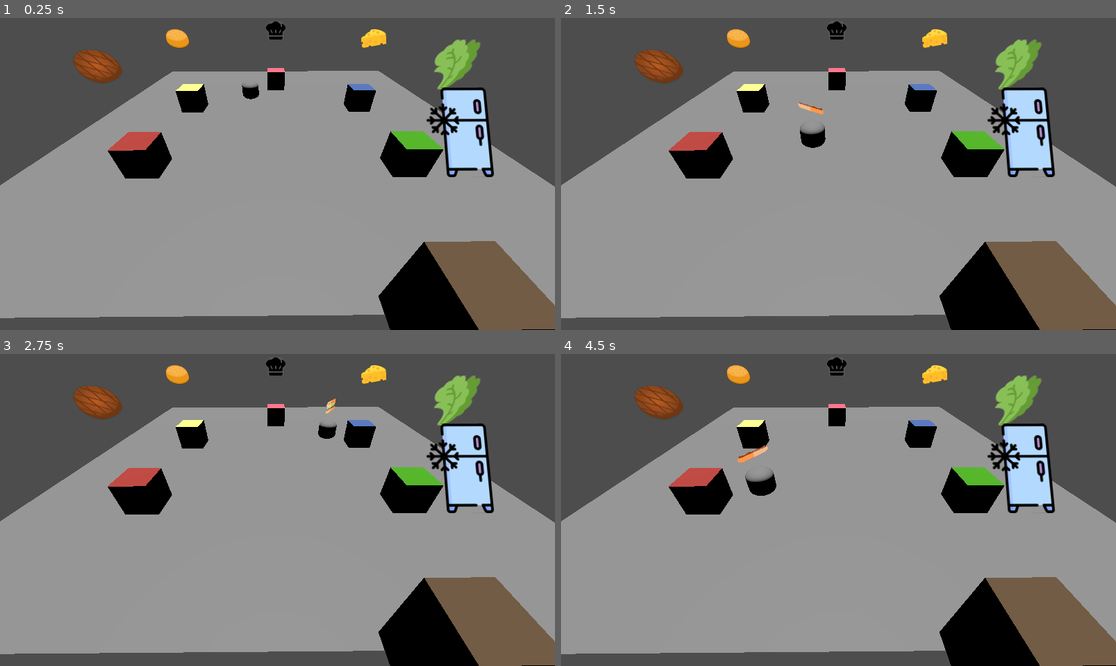
Above: before the commit, frames 1-4 (two rows, left to right).
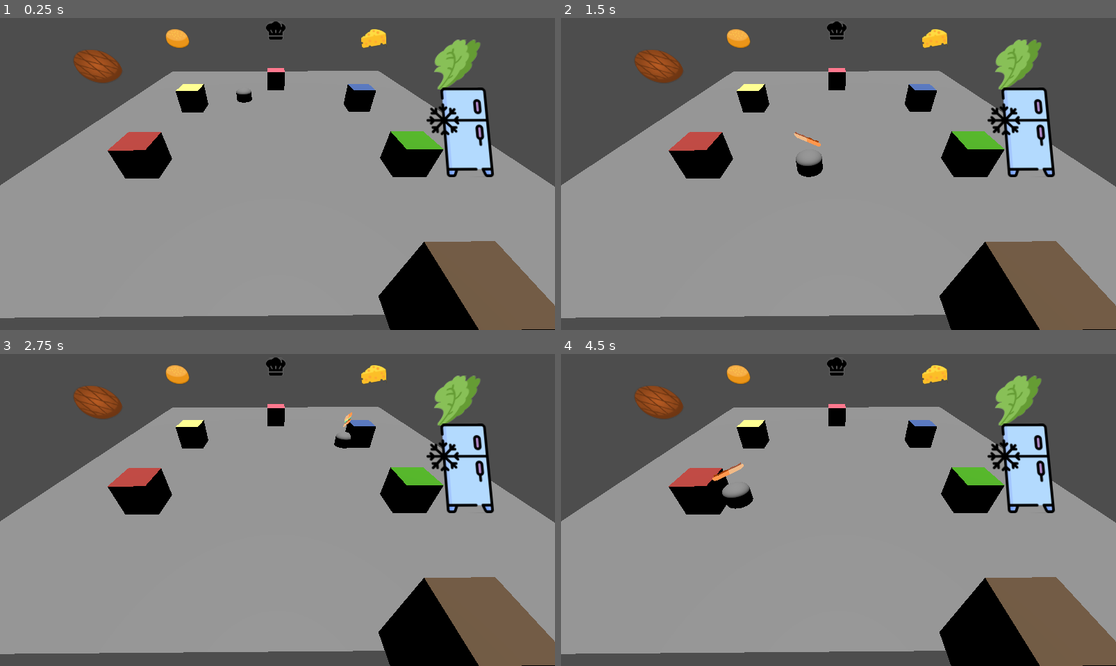
Above: after the commit, the same moments.

Repository: NathanBrx/Undercooked
Game: Godot game, scene res://node_3d.tscn
Two runs of this game, one before a commit and one after it. Both use one fixed random seed, a clock stepped at 60 frames per second and the inputs below.
Inputs:
- Up to frame 1 (0.25 s): no input
- Up to frame 2 (1.5 s): no input
- Up to frame 3 (2.75 s): no input
- Up to frame 4 (4.5 s): no input

The runs differ from the first frame. In frame 1, 0.2% of the frame differs, in the area x 42-47%, y 21-28%; in frame 2, 0.5%; in frame 3, 0.3%; in frame 4, 0.7%, in the area x 27-39%, y 29-50%.

Commit message:
[Chg] centered sprite

Diff:
--- a/main/game_manager.tscn
+++ b/main/game_manager.tscn
@@ -95,11 +95,11 @@
 curve = SubResource("Curve3D_wc5p8")
 
 [node name="PathFollow3D" type="PathFollow3D" parent="Path3D"]
-transform = Transform3D(0.5634015, 0, -0.826183, 0, 1, 0, 0.826183, 0, 0.5634015, 0.10522699, 0, 5.282465)
+transform = Transform3D(0.5634016, 0, -0.826183, 0, 1, 0, 0.826183, 0, 0.5634016, 0.10522699, 0, 5.282465)
 script = ExtResource("6_le433")
 
 [node name="CharacterBody3D" type="CharacterBody3D" parent="Path3D/PathFollow3D" node_paths=PackedStringArray("sprite") groups=["Agents"]]
-transform = Transform3D(1.1177285, 0, 1.6523663, 0, 1, 0, -1.6390588, 0, 1.1268033, -2.1617365, 1.3713167, -0.09108853)
+transform = Transform3D(1.1177285, 0, 1.6523663, 0, 1, 0, -1.6390588, 0, 1.1268033, 0, 0, 0)
 script = ExtResource("7_2tadr")
 sprite = NodePath("MeshInstance3D/Sprite3D")
 
